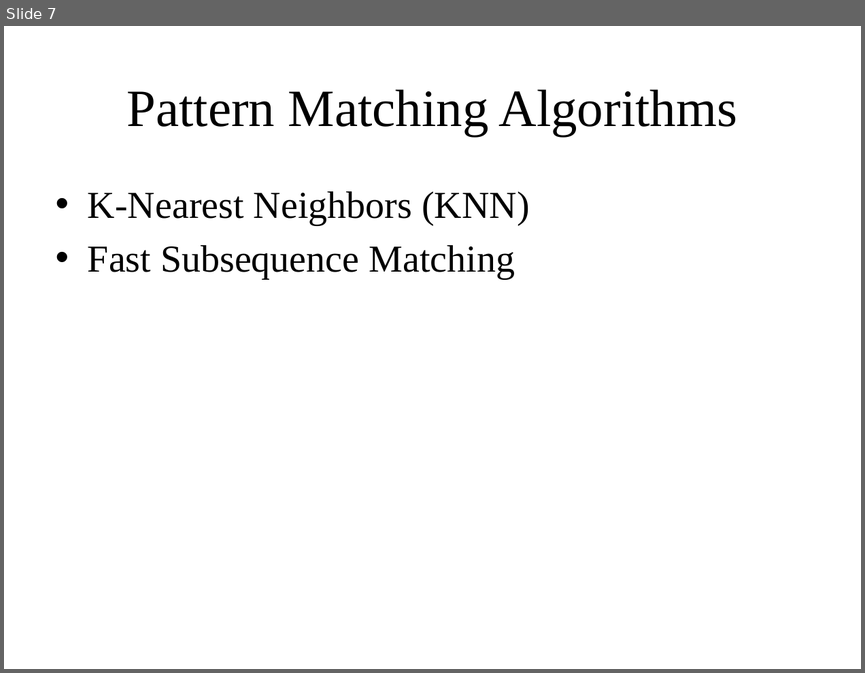
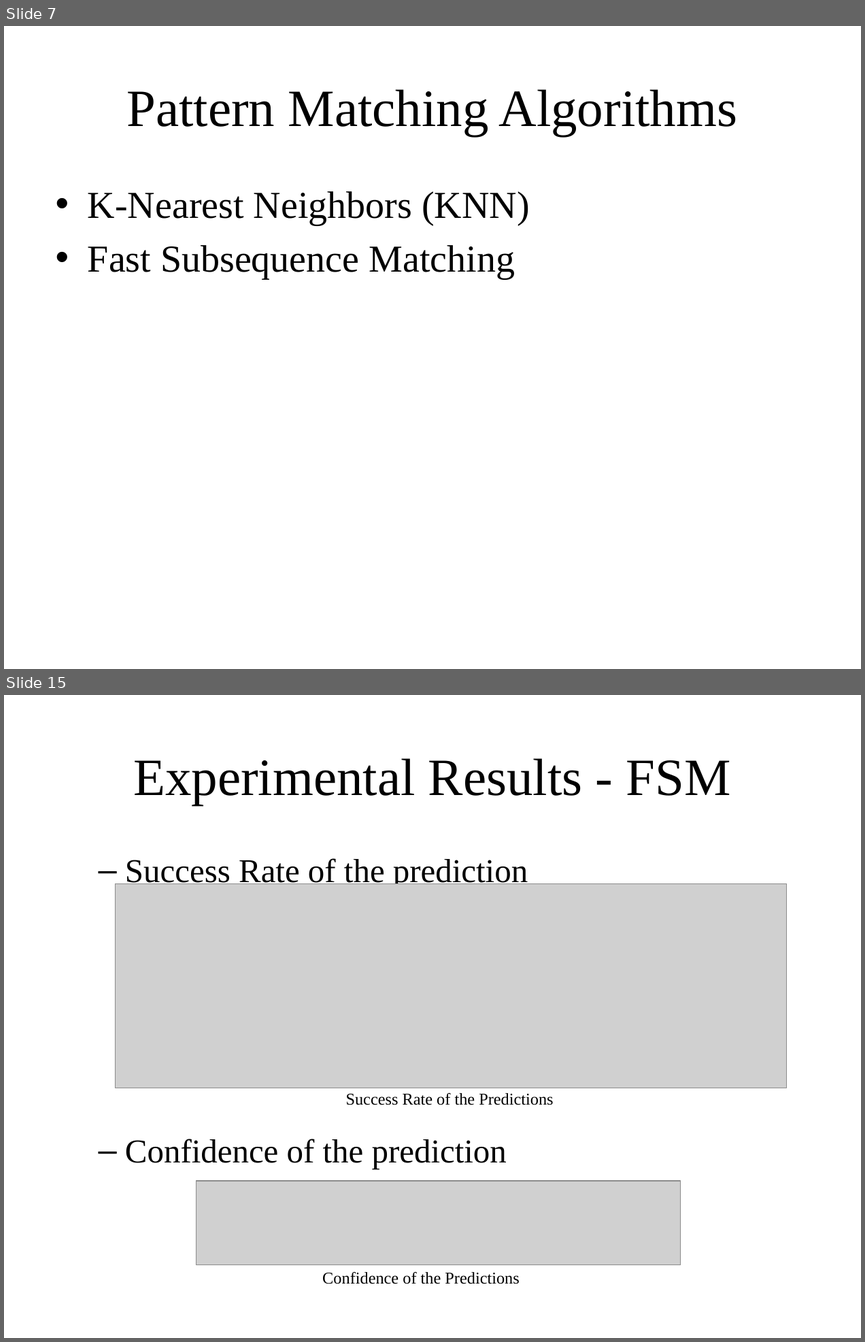
Before and after one commit to yspark/2012Fall-818J, a slide deck: presentation/netflix_yspark.pptx. Shown one above the other, each under a label of ours: slide 7 before the commit, slides 7 and 15 after it; the slides between them are not shown. The pictures are 865x673 and 865x1342 pixels, drawn with LibreOffice and Linux fonts; fonts in the diff are those of the drawing; grey boxes stand for pictures. Boxes give left, top, right and bottom in pixels: in the first picture for what was removed or moved away, otherwise in the second. Text is boxed around its words. In the diff, an @@ line names an element or a change of style, - is before the commit and + after.

```diff
--- a/presentation/netflix_yspark.pptx
+++ b/presentation/netflix_yspark.pptx
@@ slide 15 added at <box>4,695,861,1338</box>, background #FFFFFF @@
@@ title added at <box>133,758,730,805</box>, 44 pt, text #000000 @@
+Experimental Results - FSM
@@ text added at <box>125,858,528,1169</box>, 28 pt, text #000000 @@
+  – Success Rate of the prediction
+  – Confidence of the prediction
@@ picture added at <box>116,883,786,1087</box> @@
@@ text added at <box>346,1093,553,1105</box>, 24 pt, text #000000 @@
+Success Rate of the Predictions
@@ picture added at <box>196,1181,680,1265</box> @@
@@ text added at <box>322,1272,519,1284</box>, 24 pt, text #000000 @@
+Confidence of the Predictions
```
Also in this commit, not shown: 6 slides changed, 10 other slides added.
